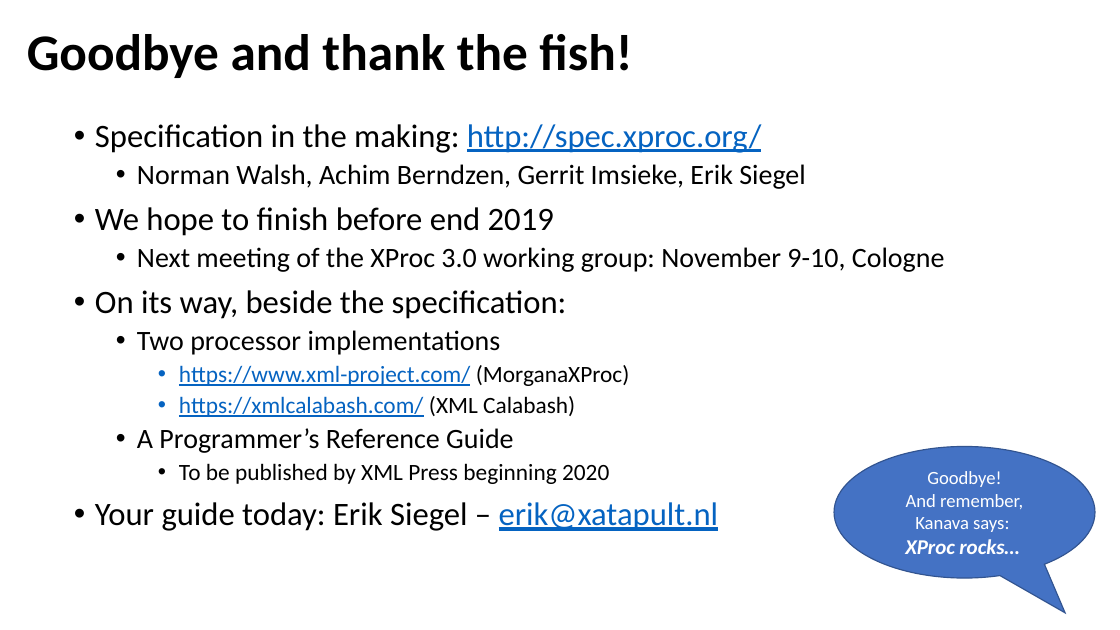
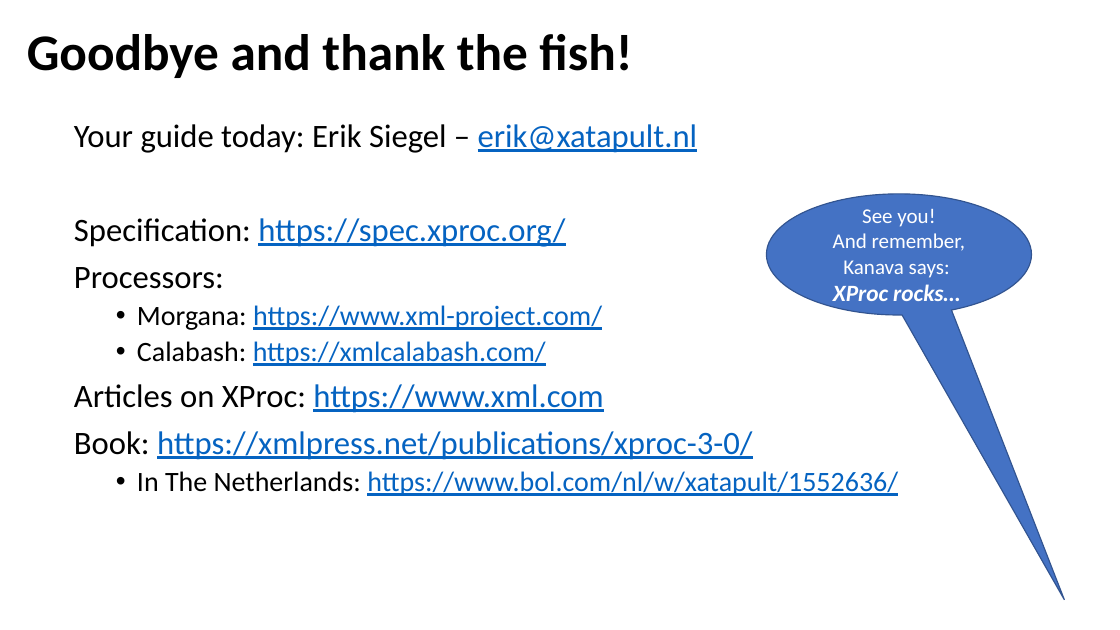
Before and after one commit to xatapult/markupuk-2020, a slide deck: slide 18 of 101-A/presentation/markupuk-2020-101-A.pptx (slide 33 before the commit). Drawn at 1120x630 pixels with LibreOffice and Linux fonts; fonts in the diff are those of the drawing; background and template pictures are left out. Boxes give left, top, right and bottom in pixels: in the first picture for what was removed or moved away, otherwise in the second. Text is boxed around its words. In the diff, an @@ line names an element or a change of style, - is before the commit and + after.

```diff
--- a/101-A/presentation/markupuk-2020-101-A.pptx
+++ b/101-A/presentation/markupuk-2020-101-A.pptx
@@ text at box(74, 124, 698, 153): bullet • to none @@
@@ text at box(95, 124, 945, 484): paragraphs removed @@
-• Specification in the making: http://spec.xproc.org/
-  • Norman Walsh, Achim Berndzen, Gerrit Imsieke, Erik Siegel
-• We hope to finish before end 2019
-  • Next meeting of the XProc 3.0 working group: November 9-10, Cologne
-• On its way, beside the specification:
-  • Two processor implementations
-    • https://www.xml-project.com/ (MorganaXProc)
-    • https://xmlcalabash.com/ (XML Calabash)
-  • A Programmer’s Reference Guide
-    • To be published by XML Press beginning 2020
@@ speech bubble "See you!": place and size @@
-speech bubble "See you!" at box(834, 447, 1096, 579)
+speech bubble "See you!" at box(766, 194, 1032, 315)
@@ speech bubble "See you!" at box(766, 194, 1032, 315): proportions changed @@
@@ text in speech bubble at box(862, 209, 935, 227): text changed; size 16 to 18 pt @@
-Goodbye!
+See you!
@@ text at box(74, 218, 898, 496): paragraphs added @@
+Specification: https://spec.xproc.org/
+Processors:
+  • Morgana: https://www.xml-project.com/
+  • Calabash: https://xmlcalabash.com/
+Articles on XProc: https://www.xml.com
+Book: https://xmlpress.net/publications/xproc-3-0/
+  • In The Netherlands: https://www.bol.com/nl/w/xatapult/1552636/
@@ text in speech bubble at box(833, 233, 966, 301): size 16 to 18 pt in "And remember, Kanava says:"; size 18 to 20 pt in "XProc rocks…" @@
```
Also in this commit, not shown: 1 other slide changed, 1 slide added, 16 slides removed, 3 other files.
